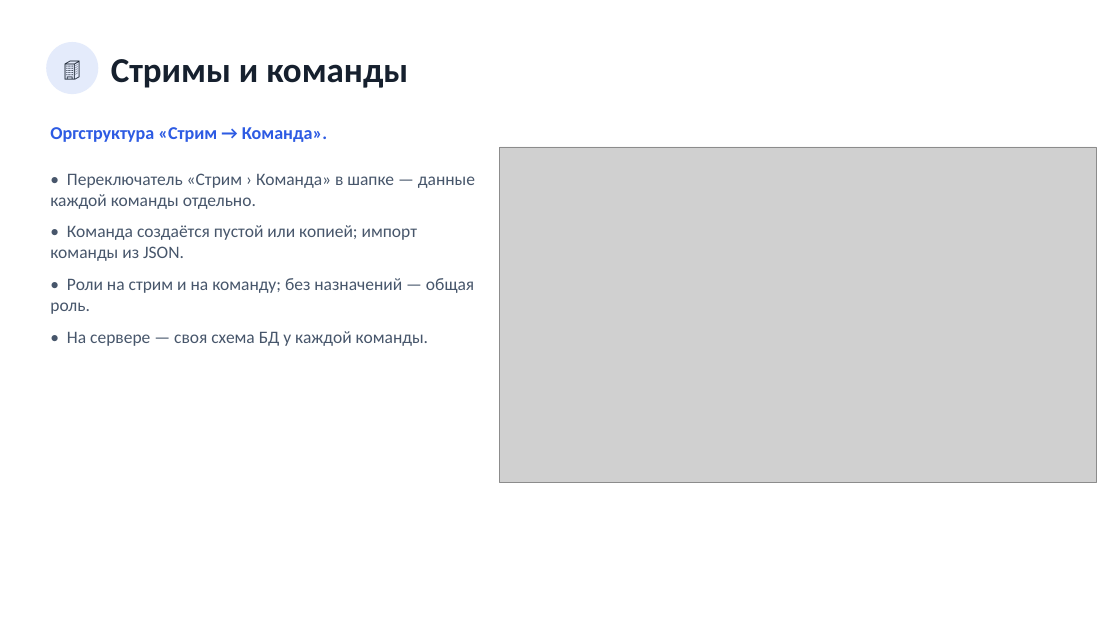
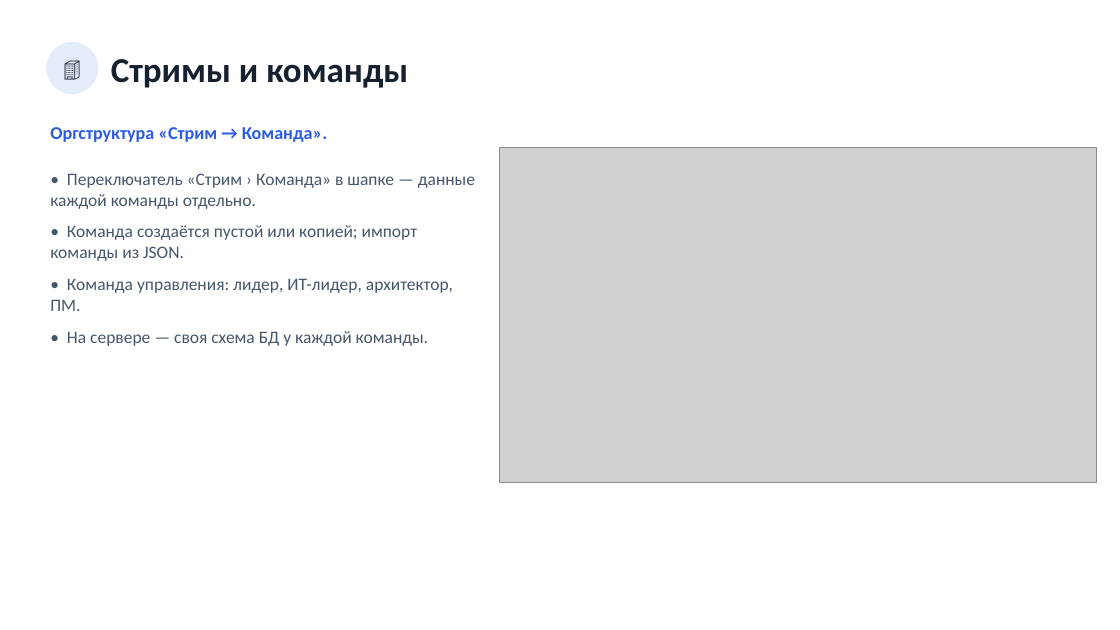
Before and after one commit to neoandrey1985/Upravlenie-streamami, a slide deck: slide 4 of frontend/docs/Презентация_приложения.pptx. Drawn at 1120x630 pixels with LibreOffice and Linux fonts; fonts in the diff are those of the drawing; grey boxes stand for pictures. Boxes give left, top, right and bottom in pixels: in the first picture for what was removed or moved away, otherwise in the second. Text is boxed around its words. In the diff, an @@ line names an element or a change of style, - is before the commit and + after.

```diff
--- a/frontend/docs/Презентация_приложения.pptx
+++ b/frontend/docs/Презентация_приложения.pptx
@@ text at bbox=[50, 278, 453, 311]: text changed @@
-• Роли на стрим и на команду; без назначений — общая роль.
+• Команда управления: лидер, ИТ-лидер, архитектор, ПМ.
```
Also in this commit, not shown: 1 other slide changed, 31 other files.
